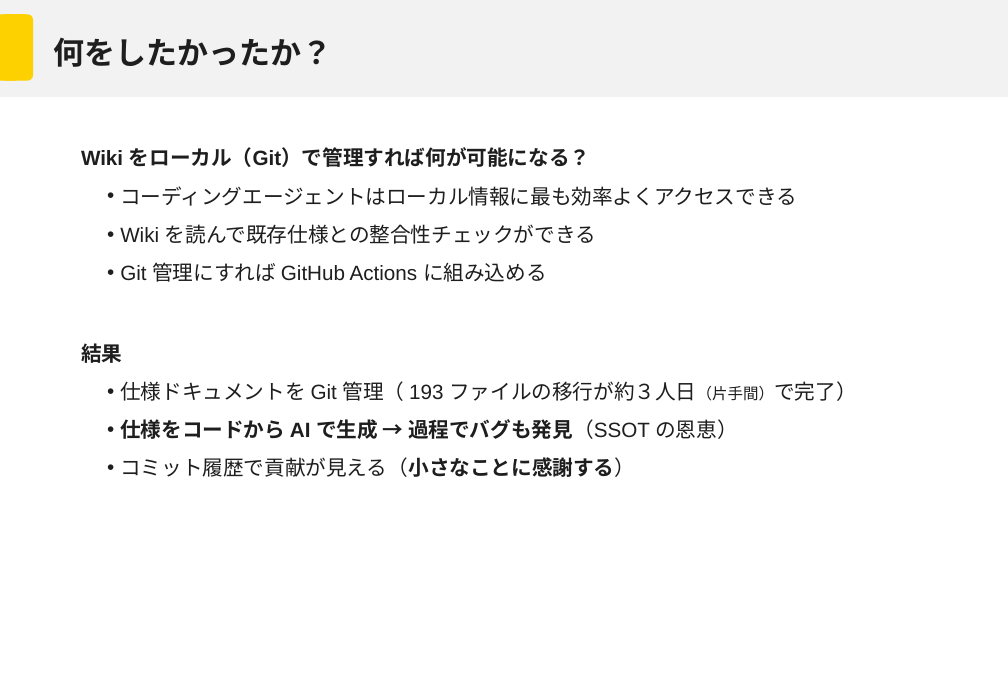
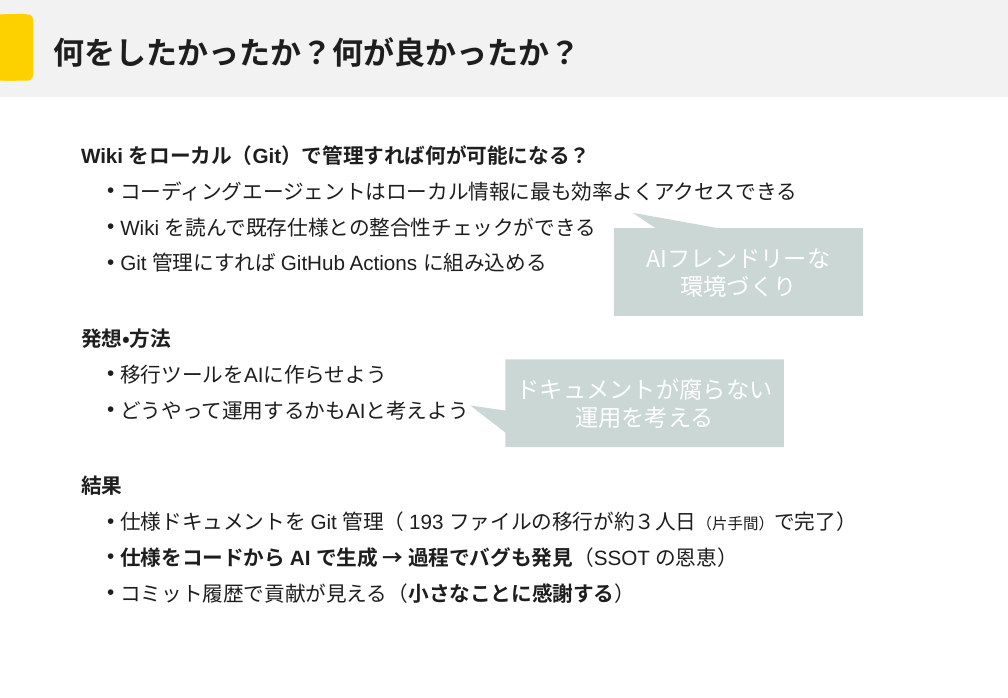
Before and after one commit to Mori-Taiki/Presentation, a slide deck: slide 5 of TechMeeting202604/techmeeting20260406.pptx (slide 4 before the commit). Drawn at 1008x698 pixels with LibreOffice and Linux fonts; fonts in the diff are those of the drawing; background and template pictures are left out. Boxes give left, top, right and bottom in pixels: in the first picture for what was removed or moved away, otherwise in the second. Text is boxed around its words. In the diff, an @@ line names an element or a change of style, - is before the commit and + after.

```diff
--- a/TechMeeting202604/techmeeting20260406.pptx
+++ b/TechMeeting202604/techmeeting20260406.pptx
@@ title at (53, 37, 580, 67): text changed @@
-何をしたかったか？
+何をしたかったか？何が良かったか？
@@ text at (81, 145, 856, 603): line spacing 1.4 to 1.3 @@
@@ speech box added at (614, 228, 864, 316), fill #97B1AB at 50% opacity, 18 pt, text #FFFFFF @@
+AIフレンドリーな
+環境づくり
@@ text at (81, 328, 468, 420): paragraphs added @@
+発想・方法
+  • 移行ツールをAIに作らせよう
+  • どうやって運用するかもAIと考えよう
@@ speech box added at (505, 359, 784, 447), fill #97B1AB at 50% opacity, 18 pt, text #FFFFFF @@
+ドキュメントが腐らない運用を考える
```
Also in this commit, not shown: 12 other slides changed, 1 slide removed.
